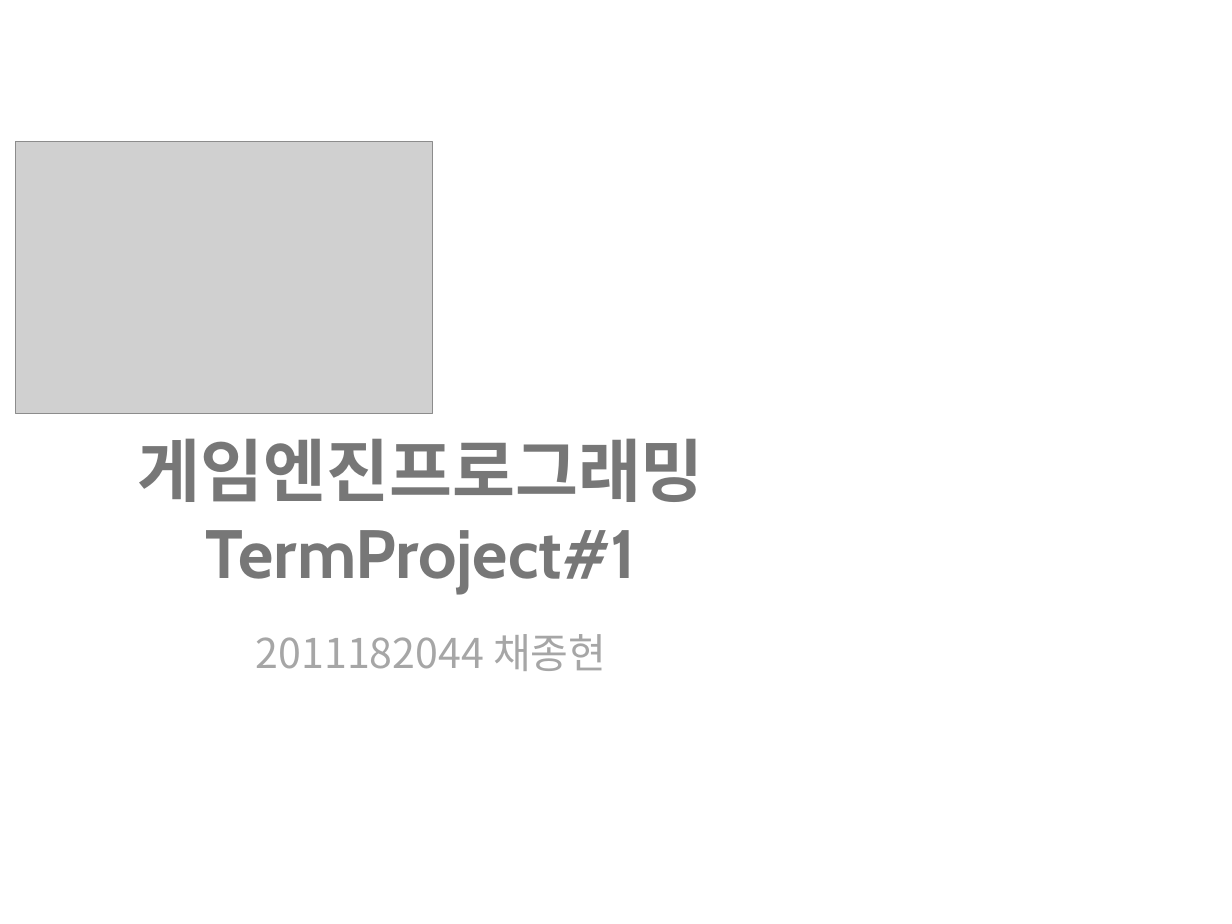
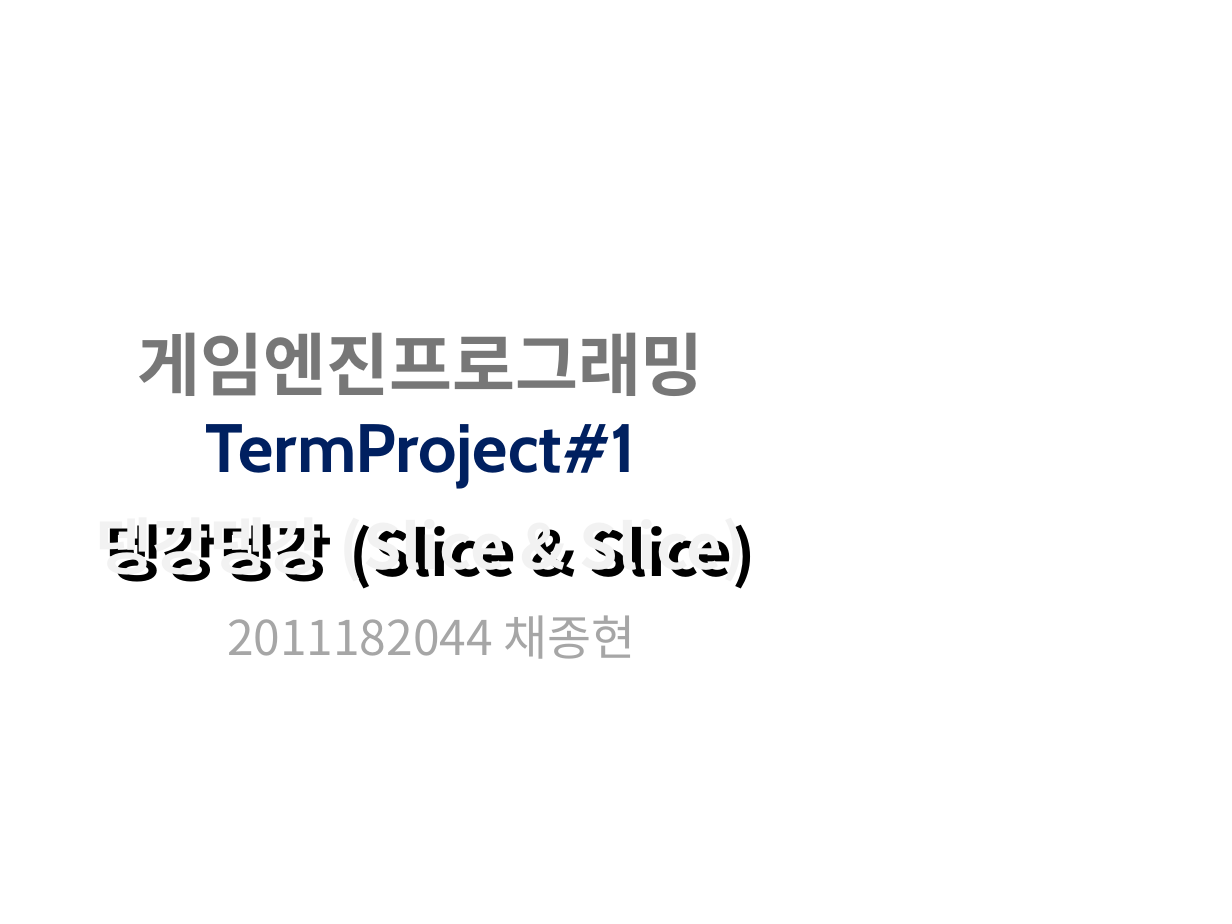
Before and after one commit to jonghyunChae/2016OgreCJHTermProject, a slide deck: slide 1 of PPT/2016 GameEngineProject(1)_채종현.pptx. Drawn at 1232x924 pixels with LibreOffice and Linux fonts; fonts in the diff are those of the drawing; grey boxes stand for pictures; background and template pictures are left out. Boxes give left, top, right and bottom in pixels: in the first picture for what was removed or moved away, otherwise in the second. Text is boxed around its words. In the diff, an @@ line names an element or a change of style, - is before the commit and + after.

```diff
--- a/PPT/2016 GameEngineProject(1)_채종현.pptx
+++ b/PPT/2016 GameEngineProject(1)_채종현.pptx
@@ picture removed at bbox=[15, 142, 432, 413] @@
@@ text "게임엔진프로그래밍": place and size @@
-text "게임엔진프로그래밍" at bbox=[138, 438, 704, 594]
+text "게임엔진프로그래밍" at bbox=[138, 332, 704, 487]
@@ text at bbox=[206, 424, 636, 487]: text colour #777777 to #002060 in "TermProject#1" @@
@@ text added at bbox=[96, 524, 756, 589], 36 pt, text #F2F2F2, bold @@
+뎅강뎅강 (Slice & Slice)
@@ text added at bbox=[106, 524, 516, 589], 36 pt, text #000000, bold @@
+뎅강뎅강 (Slice & Slice)
@@ text "2011182044 채종현": place and size @@
-text "2011182044 채종현" at bbox=[256, 634, 606, 671]
+text "2011182044 채종현" at bbox=[227, 615, 635, 659]
@@ text "2011182044 채종현" at bbox=[227, 615, 635, 659]: size 24 to 28 pt @@
```
Also in this commit, not shown: 4 other slides changed.
